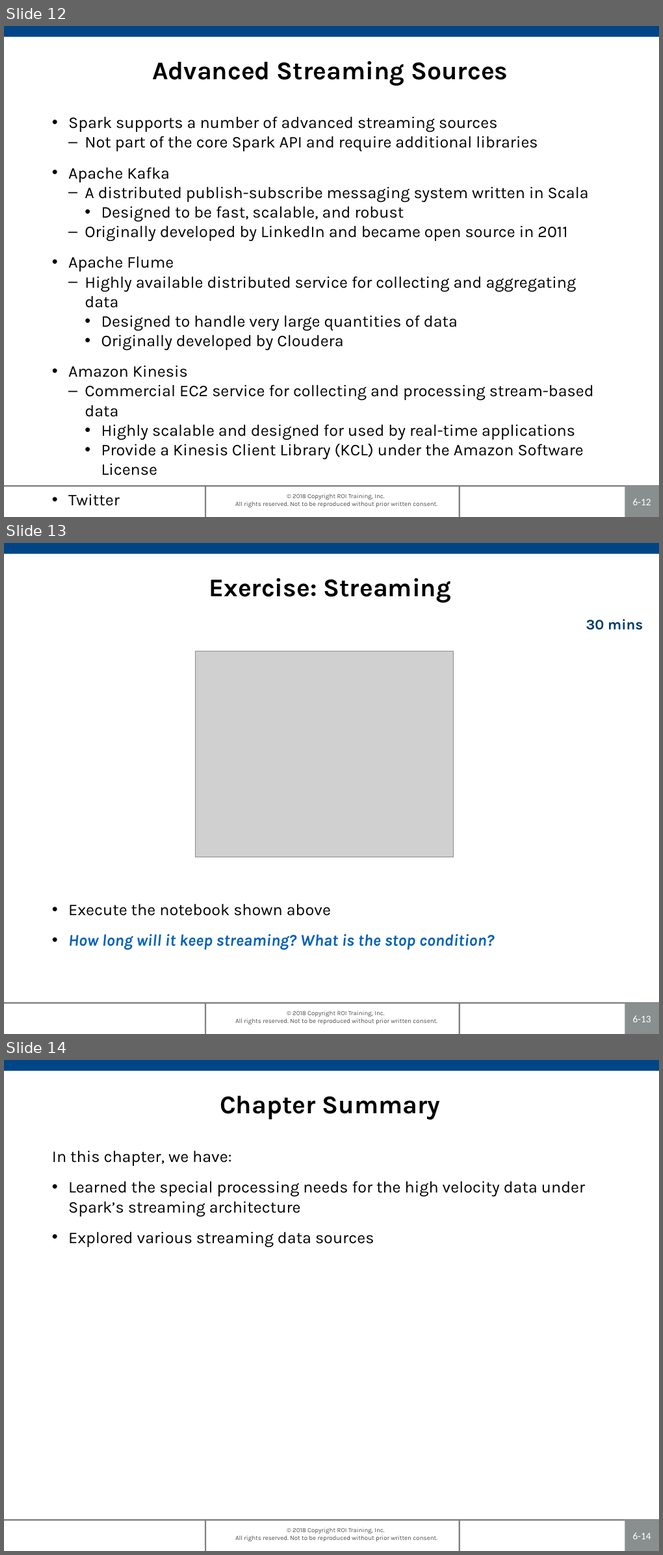
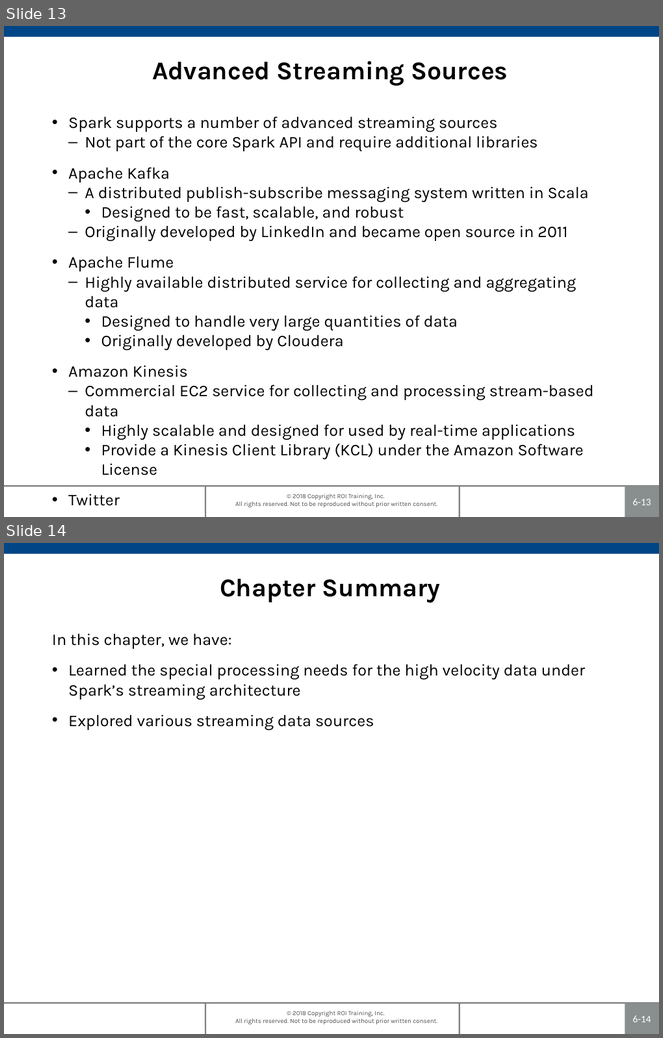
Before and after one commit to roitraining/SparkProgram, a slide deck: Day5/Ch06_SparkStreaming.pptx. Shown one above the other, each under a label of ours: slides 12, 13 and 14 before the commit, slides 13 and 14 after it. The pictures are 663x1555 and 663x1038 pixels, drawn with LibreOffice and Linux fonts; fonts in the diff are those of the drawing; grey boxes stand for pictures; background and template pictures are left out. Boxes give left, top, right and bottom in pixels: in the first picture for what was removed or moved away, otherwise in the second. Text is boxed around its words. In the diff, an @@ line names an element or a change of style, - is before the commit and + after.

```diff
--- a/Day5/Ch06_SparkStreaming.pptx
+++ b/Day5/Ch06_SparkStreaming.pptx
@@ slide 13 removed at [4, 543, 659, 1034], background #FFFFFF; not listed: 6 template elements that a slide beside it also shows @@
@@ title removed at [209, 578, 452, 603] @@
-Exercise: Streaming
@@ text removed at [586, 619, 643, 630] @@
-30 mins
@@ picture removed at [196, 651, 454, 857] @@
@@ text removed at [68, 904, 494, 951] @@
-• Execute the notebook shown above
-• How long will it keep streaming? What is the stop condition?
@@ what was slide 12 is now slide 13 @@
@@ page number at [633, 499, 651, 506]: text changed @@
-6-12
+6-13
```
Also in this commit, not shown: 3 slides changed, 1 slide added, 11 other files.
